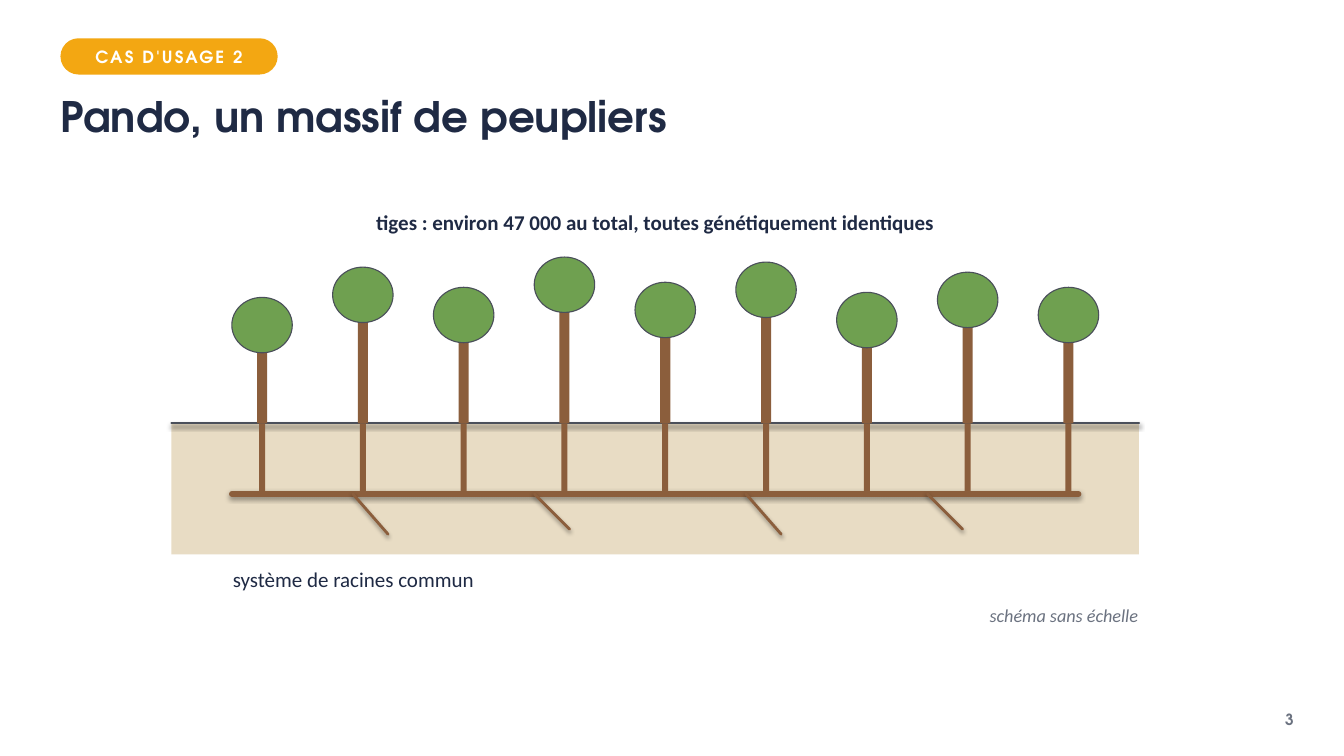
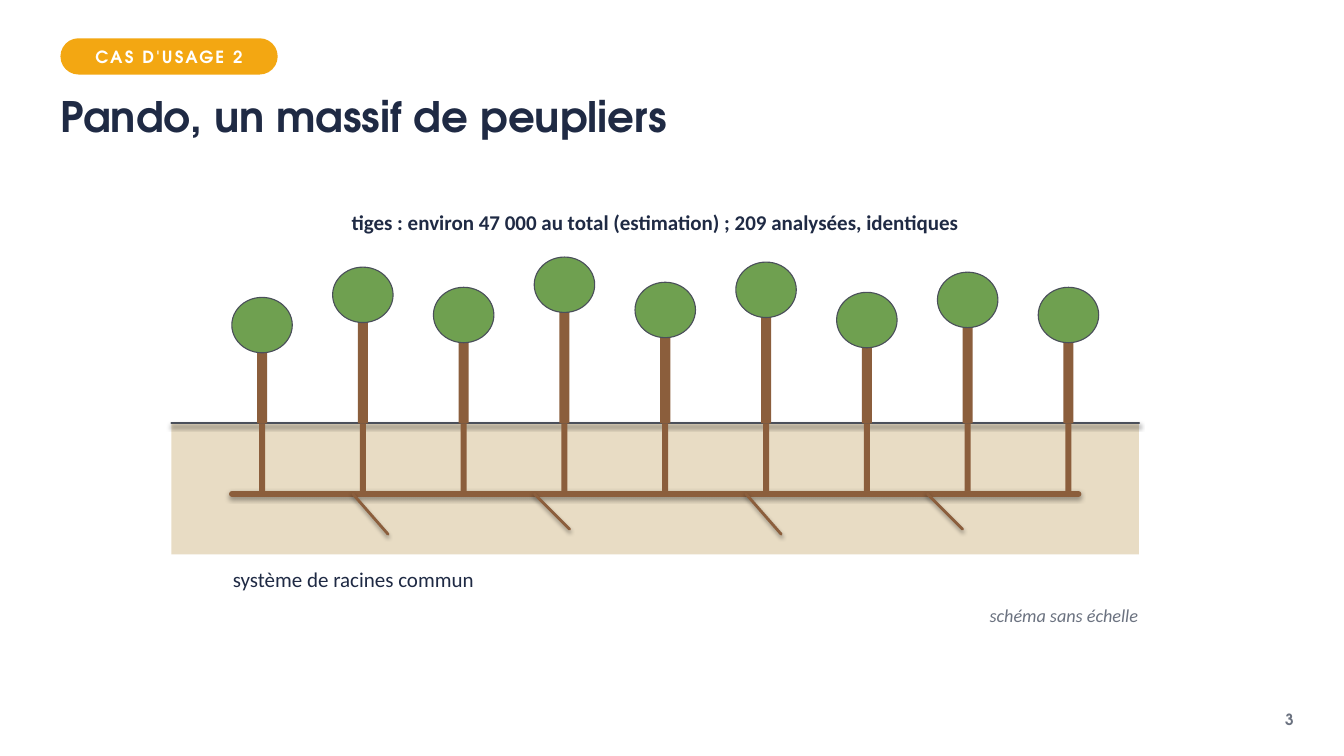
Before and after one commit to VinceIXIV/SVT-cour, a slide deck: slide 3 of cours/4e/S25-la-reproduction-des-plantes/4e-S25-diaporama.pptx. Drawn at 1344x756 pixels with LibreOffice and Linux fonts; fonts in the diff are those of the drawing. Boxes give left, top, right and bottom in pixels: in the first picture for what was removed or moved away, otherwise in the second. Text is boxed around its words. In the diff, an @@ line names an element or a change of style, - is before the commit and + after.

```diff
--- a/cours/4e/S25-la-reproduction-des-plantes/4e-S25-diaporama.pptx
+++ b/cours/4e/S25-la-reproduction-des-plantes/4e-S25-diaporama.pptx
@@ text at (x1=352, y1=214, x2=958, y2=234): text changed @@
-tiges : environ 47 000 au total, toutes génétiquement identiques
+tiges : environ 47 000 au total (estimation) ; 209 analysées, identiques
```
Also in this commit, not shown: 2 other slides changed, 29 other files.
